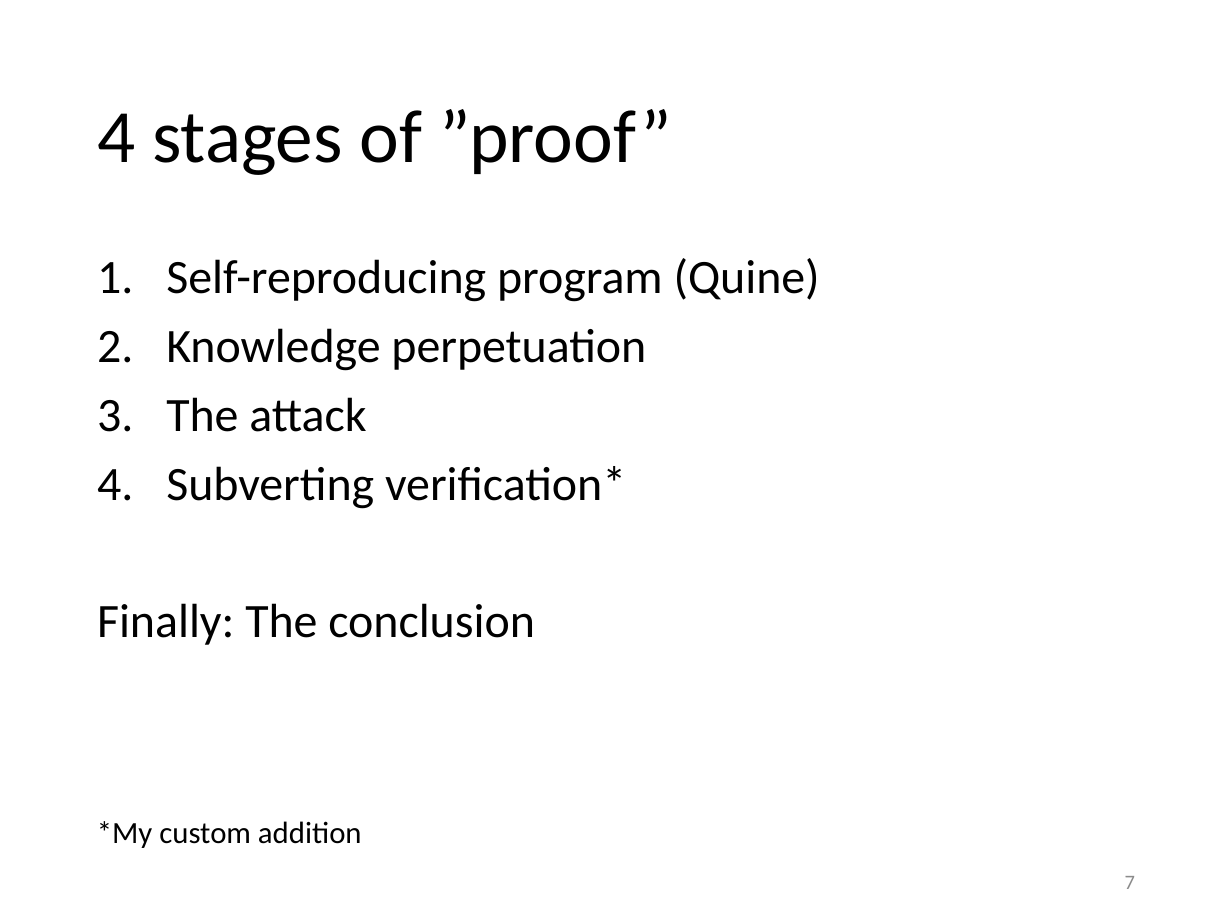
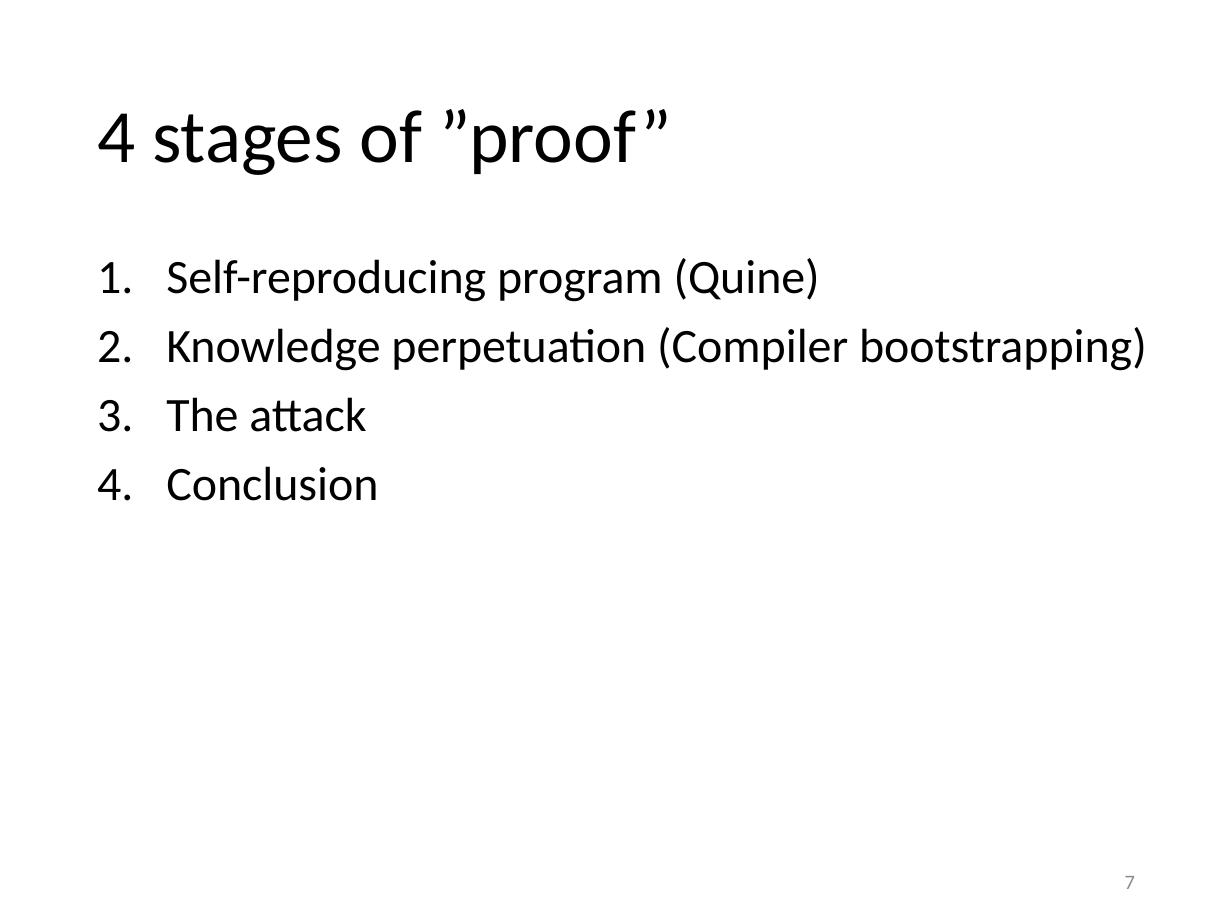
Before and after one commit to yeokm1/reflections-on-trusting-trust, a slide deck: slide 7 of reflections-on-trusting-trust-slides.pptx. Drawn at 1232x924 pixels with LibreOffice and Linux fonts; fonts in the diff are those of the drawing. Boxes give left, top, right and bottom in pixels: in the first picture for what was removed or moved away, otherwise in the second. Text is boxed around its words. In the diff, an @@ line names an element or a change of style, - is before the commit and + after.

```diff
--- a/reflections-on-trusting-trust-slides.pptx
+++ b/reflections-on-trusting-trust-slides.pptx
@@ text at (166, 327, 1147, 371): text changed @@
-2. Knowledge perpetuation
+2. Knowledge perpetuation (Compiler bootstrapping)
@@ text at (166, 466, 378, 501): text changed @@
-4. Subverting verification*
-Finally: The conclusion
+4. Conclusion
@@ text removed at (97, 821, 362, 848) @@
-*My custom addition
```
Also in this commit, not shown: 13 other slides changed, 1 other file.
